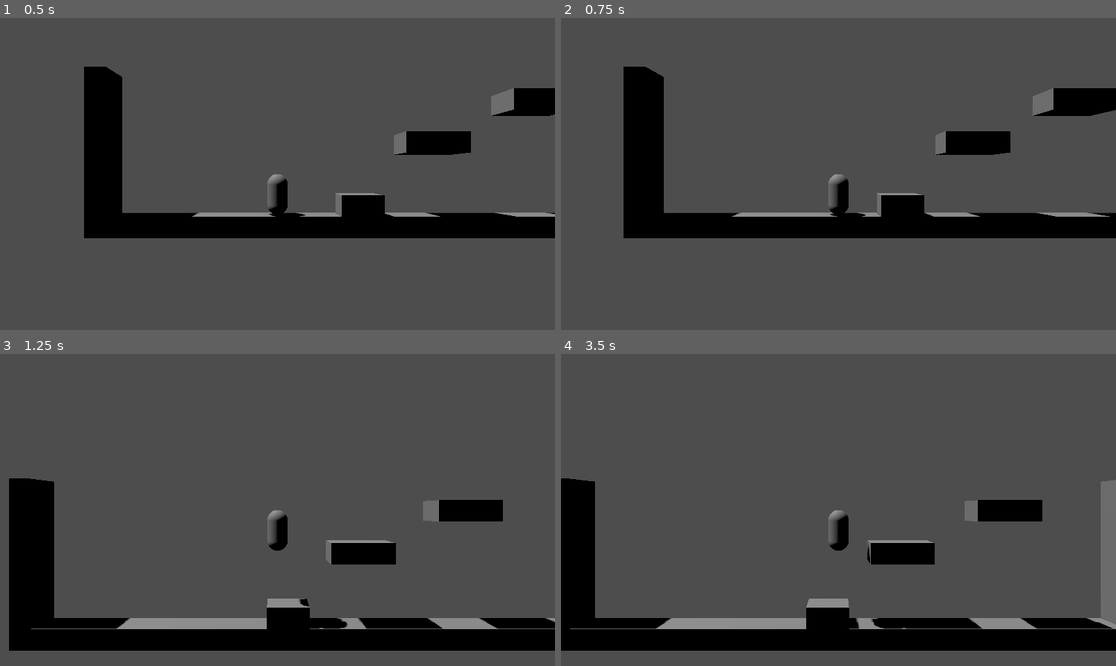
Above: before the commit, frames 1-4 (two rows, left to right).
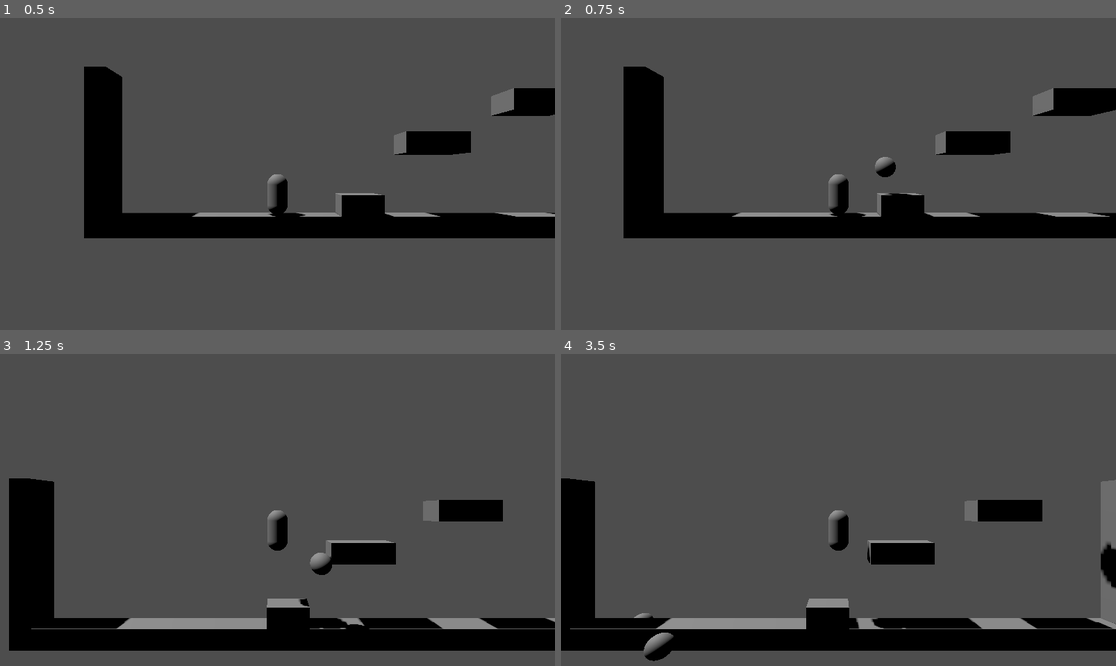
Above: after the commit, the same moments.

Repository: Lukko-Digital/upwell
Game: Godot game, scene res://src/main2.tscn
The game is run twice, just before and just after one commit, with the same random seed, the same clock (stepped at 60 frames per second) and the same inputs.
Inputs (mouse positions are in pixels of both pictures, inside the frame that each line leads up to):
- Up to frame 1 (0.5 s): no input
- Up to frame 2 (0.75 s): tap Enter at 0.5 s; move the mouse to (960, 158) at 0.52 s; press the mouse at (960, 158) at 0.53 s; hold D (right) from 0.53 s (still down)
- Up to frame 3 (1.25 s): keep holding D (right); tap Space (jump) at 0.77 s
- Up to frame 4 (3.5 s): move the mouse to (727, 525) at 1.27 s; release D (right) at 1.28 s; release the mouse at (727, 525) at 1.28 s; hold A (left) 1.28-2.03 s; right-click (727, 525) at 1.35 s; tap Space (jump) at 1.52, 3.02 s; click (727, 525) at 1.55 s; move the mouse to (894, 441) at 2.02 s; hold E (recall) 2.03-2.78 s; hold D (right) from 2.03 s (still down); click (894, 441) at 2.3 s; move the mouse to (810, 572) at 2.77 s; click (810, 572) at 2.85 s

Frame 1 is identical in both runs. In frame 2, 0.2% of the frame differs, in the area x 56-64%, y 44-57%; in frame 3, 0.2%; in frame 4, 0.6%, in the area x 13-100%, y 60-99%.

Commit message:
launch balls

Diff:
--- a/src/player3d.gd
+++ b/src/player3d.gd
@@ -5,8 +5,15 @@
 	JUMP_VELOCITY = 12.0
 }
 
-# Get the gravity from the project settings to be synced with RigidBody nodes.
+const DRILL = {
+	LAUNCH_SPEED = 20.0,
+}
+
+@onready var drill_scene = preload ("res://src/drill_bit.tscn")
+@onready var camera: Camera3D = $Camera3D
+
 var gravity = ProjectSettings.get_setting("physics/3d/default_gravity")
+var drill: RigidBody3D = null
 
 func _physics_process(delta):
 	handle_gravity(delta)
@@ -25,6 +32,16 @@
 	if is_on_floor():
 		velocity.y = PLAYER.JUMP_VELOCITY
 
+func shoot():
+	var instance: RigidBody3D = drill_scene.instantiate()
+	instance.position = global_position + Vector3(0, 1, 0)
+	var vec_to_mouse = (camera.unproject_position(global_position) - get_viewport().get_mouse_position()).normalized()
+	instance.apply_central_impulse(Vector3( - vec_to_mouse.x, vec_to_mouse.y, 0) * DRILL.LAUNCH_SPEED)
+	get_parent().add_child(instance)
+	drill = instance
+
 func _unhandled_input(event: InputEvent) -> void:
 	if event.is_action_pressed("jump"):
 		jump()
+	if event.is_action_pressed("repel"):
+		shoot()
